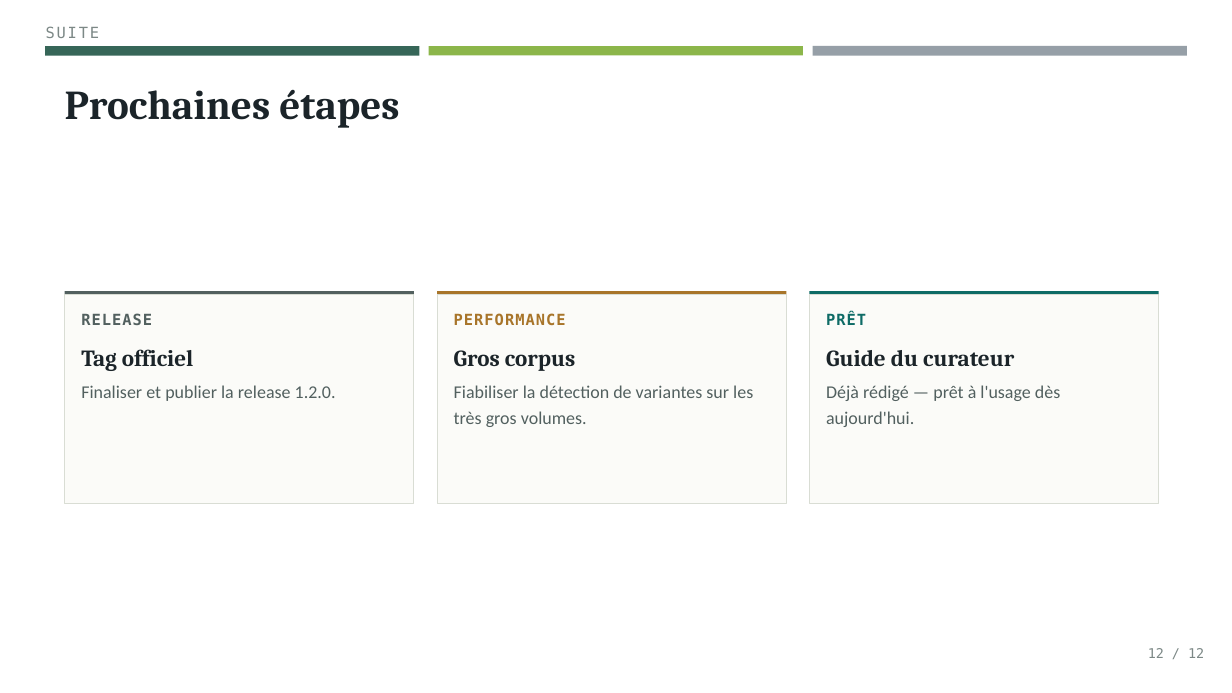
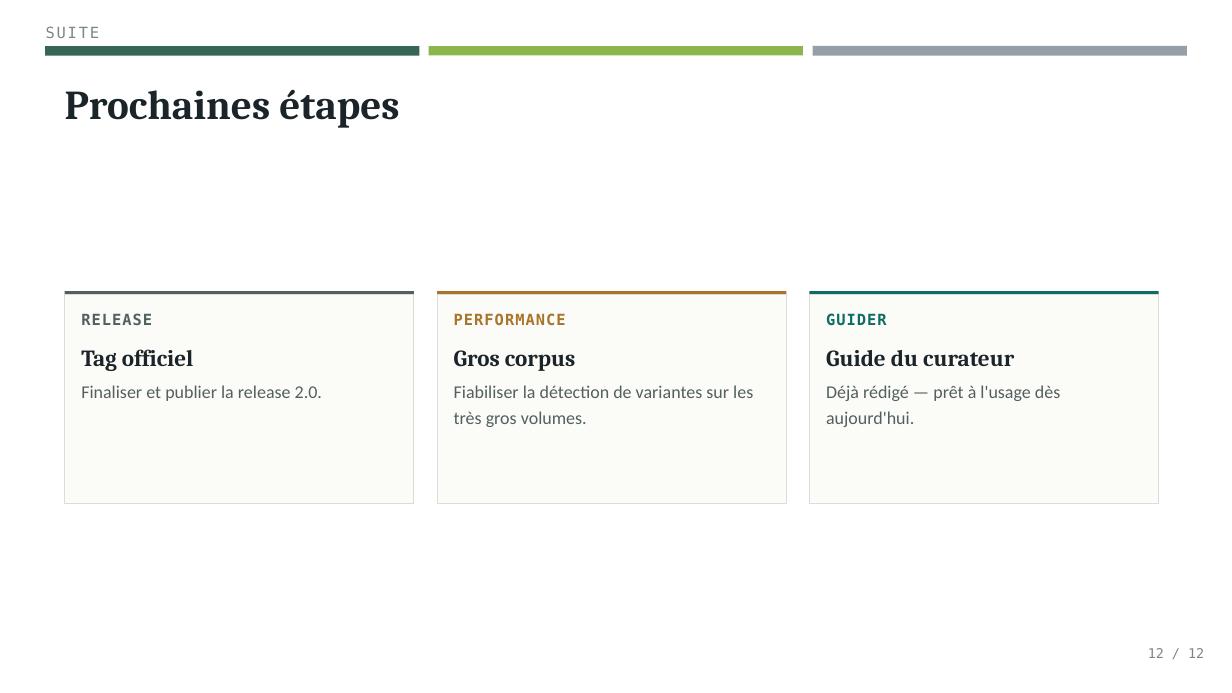
Before and after one commit to stephane54/loterre-annotate, a slide deck: slide 9 of docs/Extraction_terminologique_v2.pptx (slide 11 before the commit). Drawn at 1232x693 pixels with LibreOffice and Linux fonts; fonts in the diff are those of the drawing. Boxes give left, top, right and bottom in pixels: in the first picture for what was removed or moved away, otherwise in the second. Text is boxed around its words. In the diff, an @@ line names an element or a change of style, - is before the commit and + after.

Commit message:
release: loterre-annotate v1.10.0

```diff
--- a/docs/Extraction_terminologique_v2.pptx
+++ b/docs/Extraction_terminologique_v2.pptx
@@ text at [826, 313, 887, 326]: text changed @@
-PRÊT
+GUIDER
@@ text at [81, 385, 322, 401]: text changed @@
-Finaliser et publier la release 1.2.0.
+Finaliser et publier la release 2.0.
```
Also in this commit, not shown: 6 other slides changed, 2 slides removed, 14 other files.
